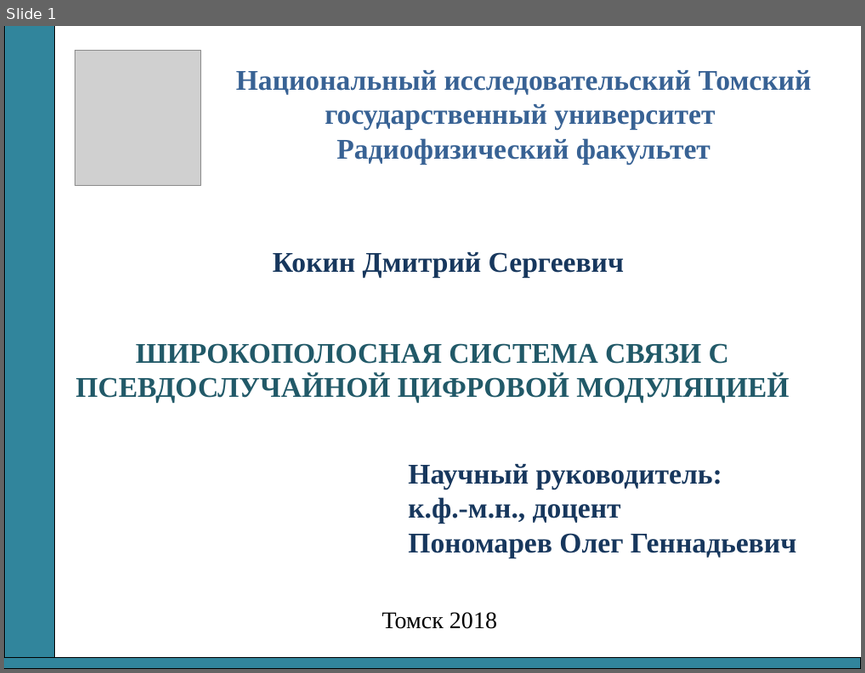
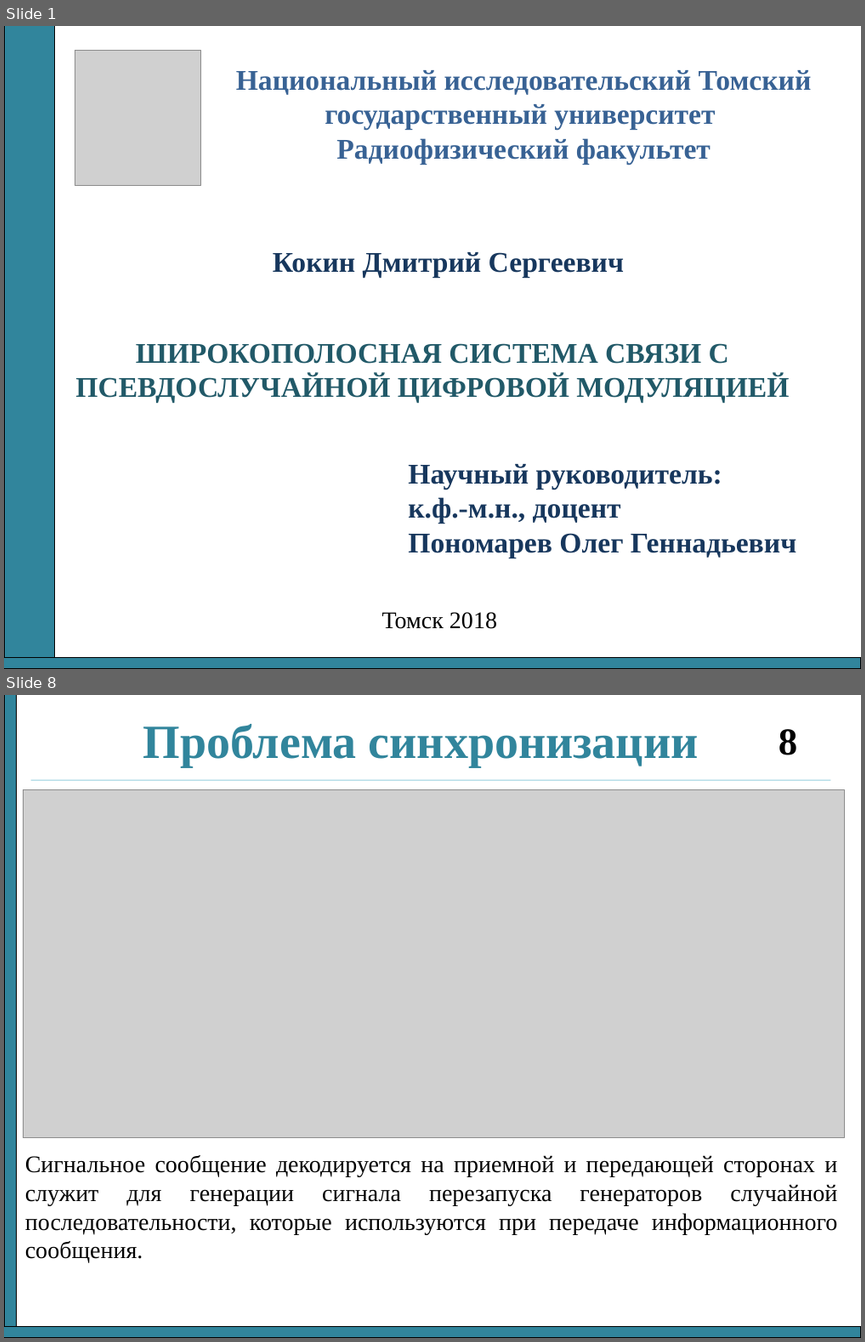
Before and after one commit to nikok94/dissertation, a slide deck: Отчет 3 семестр.ppt. Shown one above the other, each under a label of ours: slide 1 before the commit, slides 1 and 8 after it; the slides between them are not shown. The pictures are 865x673 and 865x1342 pixels, drawn with LibreOffice and Linux fonts; fonts in the diff are those of the drawing; grey boxes stand for pictures. Boxes give left, top, right and bottom in pixels: in the first picture for what was removed or moved away, otherwise in the second. Text is boxed around its words. In the diff, an @@ line names an element or a change of style, - is before the commit and + after.

```diff
--- a/Отчет 3 семестр.ppt
+++ b/Отчет 3 семестр.ppt
@@ slide 8 added at bbox=[4, 695, 861, 1338], background #FFFFFF @@
@@ rectangle added at bbox=[4, 695, 17, 1338], fill #31859C, outline #000000 0.74 pt @@
@@ title added at bbox=[143, 724, 698, 766], 40 pt, text #31859C, bold @@
+Проблема синхронизации
@@ page number added at bbox=[778, 729, 797, 755], 32 pt, text #000000, bold @@
+8
@@ picture added at bbox=[23, 790, 844, 1138] @@
@@ line added from (30, 780) to (831, 780), #93CDDD 0.74 pt @@
@@ text added at bbox=[25, 1155, 838, 1263], 20 pt, text #000000 @@
+Сигнальное сообщение декодируется на приемной и передающей сторонах и служит для генерации сигнала перезапуска генераторов случайной последовательности, которые используются при передаче информационного сообщения.
@@ rectangle added at bbox=[4, 1327, 861, 1338], fill #31859C, outline #000000 0.74 pt @@
```
Also in this commit, not shown: 12 slides changed, 1 slide removed, 2 other files.
